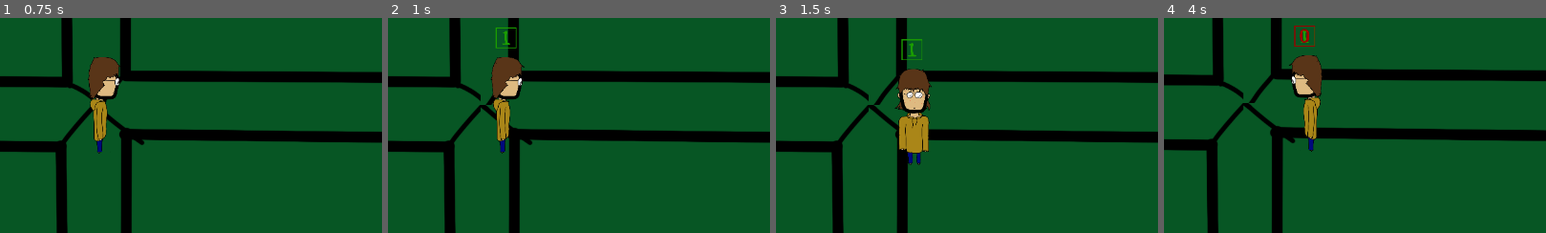
Above: before the commit, frames 1-4 (left to right).
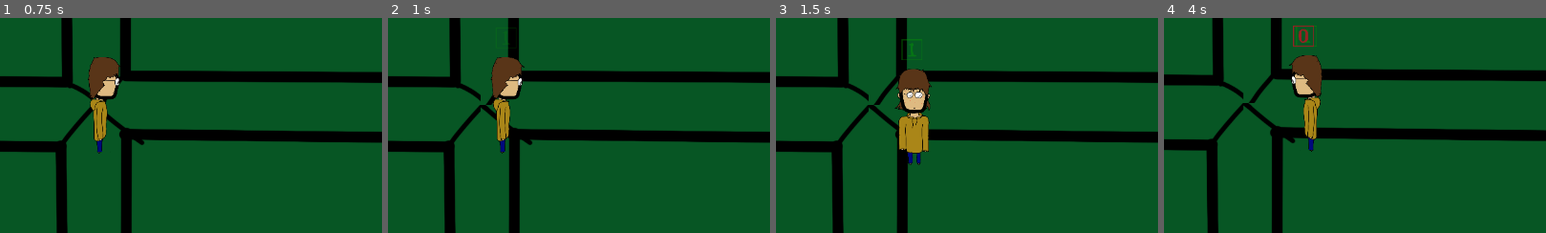
Above: after the commit, the same moments.

Repository: CeylenGames/5thAlakajam
Game: Godot game, scene res://World.tscn
Same seed, same stepped clock (60 frames per second), same inputs: the game is played once before the commit and once after it.
Inputs:
- Up to frame 1 (0.75 s): tap Enter at 0.5 s; hold Right (ui_right) from 0.53 s (still down); tap Keypad 0 (combo_0) at 0.6 s
- Up to frame 2 (1 s): keep holding Right (ui_right); tap Space (ui_select) at 0.77 s; tap Keypad 1 (combo_1) at 0.8 s
- Up to frame 3 (1.5 s): release Right (ui_right) at 1.28 s; hold Down (ui_down) from 1.28 s (still down); tap Keypad 1 (combo_1) at 1.35 s
- Up to frame 4 (4 s): tap Space (ui_select) at 1.52, 3.02, 3.77 s; tap Keypad 0 (combo_0) at 1.55, 2.1, 3.05, 3.6 s; release Down (ui_down) at 2.03 s; hold Right (ui_right) 2.03-2.78 s; tap Keypad 1 (combo_1) at 2.3, 2.85, 3.8 s; hold Up (ui_up) 2.78-3.53 s; hold Left (ui_left) from 3.53 s (still down)
The pictures show only the part of the screen within x 38-88%, y 30-80%; the shares and areas given below are measured in that part.

Frame 1 is identical in both runs. In frame 2, 0.2% of the frame differs, in the area x 28-34%, y 4-15%; in frame 3, 0.1%; in frame 4, 0.3%, in the area x 33-40%, y 3-14%.

Commit message:
animation combo joli

Diff:
--- a/Prefabs/Combo.tscn
+++ b/Prefabs/Combo.tscn
@@ -1,18 +1,84 @@
-[gd_scene load_steps=4 format=2]
+[gd_scene load_steps=7 format=2]
 
 [ext_resource path="res://Scripts/Combo.gd" type="Script" id=1]
 [ext_resource path="res://images/0.png" type="Texture" id=2]
 [ext_resource path="res://images/1.png" type="Texture" id=3]
 
-[node name="Combo" type="Node2D"]
+[sub_resource type="Animation" id=1]
+
+resource_name = "Accept"
+length = 0.2
+loop = false
+step = 0.1
+tracks/0/type = "value"
+tracks/0/path = NodePath(".:modulate")
+tracks/0/interp = 1
+tracks/0/loop_wrap = true
+tracks/0/imported = false
+tracks/0/enabled = true
+tracks/0/keys = {
+"times": PoolRealArray( 0, 0.2 ),
+"transitions": PoolRealArray( 1, 1 ),
+"update": 0,
+"values": [ Color( 0.03125, 1, 0, 1 ), Color( 0.03125, 1, 0, 0 ) ]
+}
+
+[sub_resource type="Animation" id=4]
+
+resource_name = "Idle"
+length = 0.24
+loop = true
+step = 0.3
+tracks/0/type = "value"
+tracks/0/path = NodePath(".:modulate")
+tracks/0/interp = 1
+tracks/0/loop_wrap = true
+tracks/0/imported = false
+tracks/0/enabled = true
+tracks/0/keys = {
+"times": PoolRealArray( 0, 0.24 ),
+"transitions": PoolRealArray( 1, 1 ),
+"update": 0,
+"values": [ Color( 1, 1, 1, 1 ), Color( 1, 1, 1, 1 ) ]
+}
+
+[sub_resource type="Animation" id=3]
+
+resource_name = "Reject"
+length = 0.24
+loop = false
+step = 0.03
+tracks/0/type = "value"
+tracks/0/path = NodePath(".:modulate")
+tracks/0/interp = 1
+tracks/0/loop_wrap = true
+tracks/0/imported = false
+tracks/0/enabled = true
+tracks/0/keys = {
+"times": PoolRealArray( 0, 0.24 ),
+"transitions": PoolRealArray( 1, 1 ),
+"update": 0,
+"values": [ Color( 0.949219, 0.222473, 0.222473, 1 ), Color( 0.94902, 0.219608, 0.219608, 1 ) ]
+}
+tracks/1/type = "value"
+tracks/1/path = NodePath(".:rect_position")
+tracks/1/interp = 1
+tracks/1/loop_wrap = true
+tracks/1/imported = false
+tracks/1/enabled = true
+tracks/1/keys = {
+"times": PoolRealArray( 0, 0.03, 0.06, 0.09, 0.12, 0.15, 0.18, 0.21, 0.24 ),
+"transitions": PoolRealArray( 1, 1, 1, 1, 1, 1, 1, 1, 1 ),
+"update": 0,
+"values": [ Vector2( 0, 0 ), Vector2( -5, 0 ), Vector2( 0, 0 ), Vector2( 5, 0 ), Vector2( 0, 0 ), Vector2( -5, 0 ), Vector2( 0, 0 ), Vector2( 5, 0 ), Vector2( 0, 0 ) ]
+}
+
+[node name="Combo" type="Node2D" index="0"]
 
 script = ExtResource( 1 )
 _sections_unfolded = [ "Transform" ]
 Button0 = ExtResource( 2 )
 Button1 = ExtResource( 3 )
-Green = Color( 0.171875, 1, 0, 1 )
-Red = Color( 1, 0, 0, 1 )
-White = Color( 1, 1, 1, 1 )
 
 [node name="Exit_Timer" type="Timer" parent="." index="0"]
 
@@ -21,23 +87,8 @@
 one_shot = true
 autostart = false
 
-[node name="Accept_Timer" type="Timer" parent="." index="1"]
+[node name="TextureRect" type="TextureRect" parent="." index="1"]
 
-process_mode = 1
-wait_time = 0.2
-one_shot = true
-autostart = false
-
-[node name="Reject_Timer" type="Timer" parent="." index="2"]
-
-process_mode = 1
-wait_time = 0.2
-one_shot = true
-autostart = false
-
-[node name="TextureRect" type="TextureRect" parent="." index="3"]
-
-modulate = Color( 0.996094, 0.996094, 0.996094, 1 )
 anchor_left = 0.0
 anchor_top = 0.0
 anchor_right = 0.0
@@ -55,6 +106,15 @@
 stretch_mode = 0
 _sections_unfolded = [ "Hint", "Rect", "Visibility" ]
 
-[connection signal="timeout" from="Accept_Timer" to="." method="change_index"]
+[node name="AnimationPlayer" type="AnimationPlayer" parent="." index="2"]
 
-[connection signal="timeout" from="Reject_Timer" to="." method="normal_color"]
+root_node = NodePath("../TextureRect")
+autoplay = ""
+playback_process_mode = 1
+playback_default_blend_time = 0.0
+playback_speed = 1.0
+anims/Accept = SubResource( 1 )
+anims/Idle = SubResource( 4 )
+anims/Reject = SubResource( 3 )
+blend_times = [  ]
+_sections_unfolded = [ "Playback Options" ]
--- a/Scripts/Combo.gd
+++ b/Scripts/Combo.gd
@@ -7,10 +7,6 @@
 var index = 0
 var is_combo_finished = false
 var is_ready = false
-
-export (Color) var Green
-export (Color) var Red
-export (Color) var White
 
 func begin(size):
 	create_Bytes(size)
@@ -25,20 +21,24 @@
 	if Input.is_action_just_pressed("combo_0"):
 		$Exit_Timer.stop()
 		if combo[index] == 0:
-			$TextureRect.modulate = Green
-			$Accept_Timer.start()
+			$AnimationPlayer.play("Accept")
+			yield($AnimationPlayer, "animation_finished")
+			change_index()
 		else:
-			$TextureRect.modulate = Red
-			$Reject_Timer.start()
+			$AnimationPlayer.play("Reject")
+			yield($AnimationPlayer, "animation_finished")
+			$AnimationPlayer.play("Idle")
 
 	elif Input.is_action_just_pressed("combo_1"):
 		$Exit_Timer.stop()
 		if combo[index] == 1:
-			$TextureRect.modulate = Green
-			$Accept_Timer.start()
+			$AnimationPlayer.play("Accept")
+			yield($AnimationPlayer, "animation_finished")
+			change_index()
 		else:
-			$TextureRect.modulate = Red
-			$Reject_Timer.start()
+			$AnimationPlayer.play("Reject")
+			yield($AnimationPlayer, "animation_finished")
+			$AnimationPlayer.play("Idle")
 	else:
 		$Exit_Timer.start()
 
@@ -57,11 +57,8 @@
 		$TextureRect.visible = false
 		is_combo_finished = true
 	else:
-		normal_color()
+		$AnimationPlayer.play("Idle")
 		update_ui()
-
-func normal_color():
-	$TextureRect.modulate = White
 
 func create_Bytes(size):
 	var i = 0
--- a/World.tscn
+++ b/World.tscn
@@ -4,7 +4,7 @@
 [ext_resource path="res://Prefabs/Combo.tscn" type="PackedScene" id=2]
 [ext_resource path="res://images/maptete.png" type="Texture" id=3]
 
-[node name="World" type="Node" index="0"]
+[node name="World" type="Node"]
 
 [node name="Player" parent="." index="0" instance=ExtResource( 1 )]
 
--- /dev/null
+++ b/default_bus_layout.tres
@@ -0,0 +1,10 @@
+[gd_resource type="AudioBusLayout" format=2]
+
+[resource]
+
+bus/0/name = "Master"
+bus/0/solo = false
+bus/0/mute = false
+bus/0/bypass_fx = false
+bus/0/volume_db = 0.0
+bus/0/send = ""
